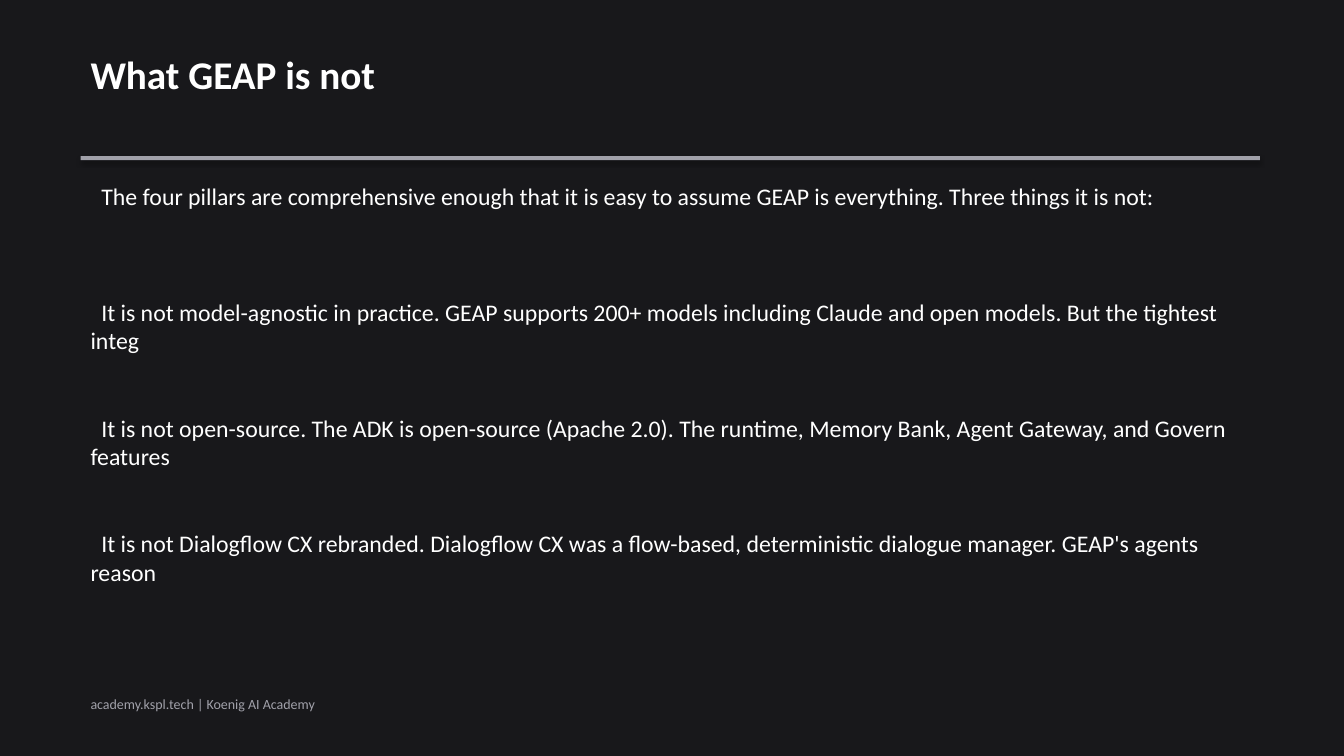
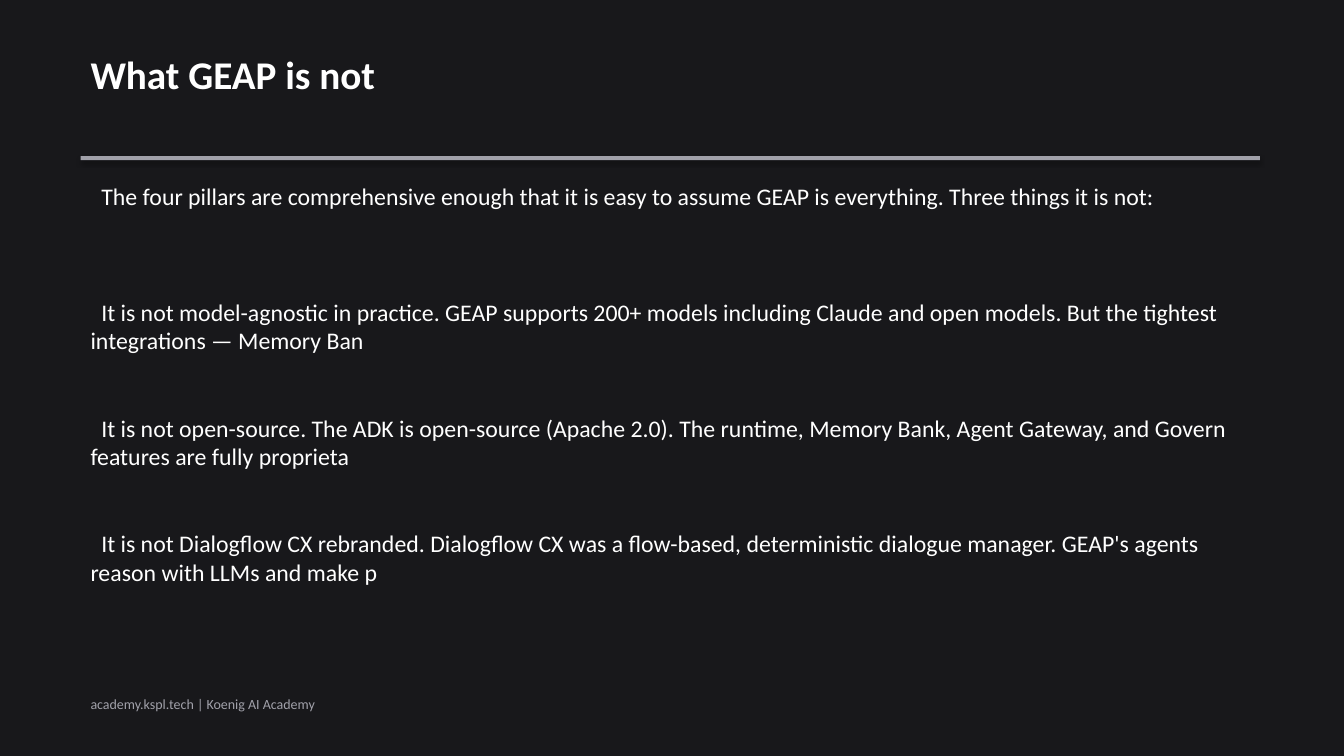
Before and after one commit to Koenig-Solutions-Private-Limited/koenig-ai-org, a slide deck: slide 5 of vault/courses/gemini-enterprise-agents/ch01-slides.pptx. Drawn at 1344x756 pixels with LibreOffice and Linux fonts; fonts in the diff are those of the drawing. Boxes give left, top, right and bottom in pixels: in the first picture for what was removed or moved away, otherwise in the second. Text is boxed around its words. In the diff, an @@ line names an element or a change of style, - is before the commit and + after.

```diff
--- a/vault/courses/gemini-enterprise-agents/ch01-slides.pptx
+++ b/vault/courses/gemini-enterprise-agents/ch01-slides.pptx
@@ text at (91, 304, 1216, 353): text changed @@
-It is not model-agnostic in practice. GEAP supports 200+ models including Claude and open models. But the tightest integ
+It is not model-agnostic in practice. GEAP supports 200+ models including Claude and open models. But the tightest integrations — Memory Ban
@@ text at (91, 420, 1226, 469): text changed @@
-It is not open-source. The ADK is open-source (Apache 2.0). The runtime, Memory Bank, Agent Gateway, and Govern features
+It is not open-source. The ADK is open-source (Apache 2.0). The runtime, Memory Bank, Agent Gateway, and Govern features are fully proprieta
@@ text at (91, 535, 1198, 585): text changed @@
-It is not Dialogflow CX rebranded. Dialogflow CX was a flow-based, deterministic dialogue manager. GEAP's agents reason
+It is not Dialogflow CX rebranded. Dialogflow CX was a flow-based, deterministic dialogue manager. GEAP's agents reason with LLMs and make p
```
Also in this commit, not shown: 5 other slides changed, 6 other files.
